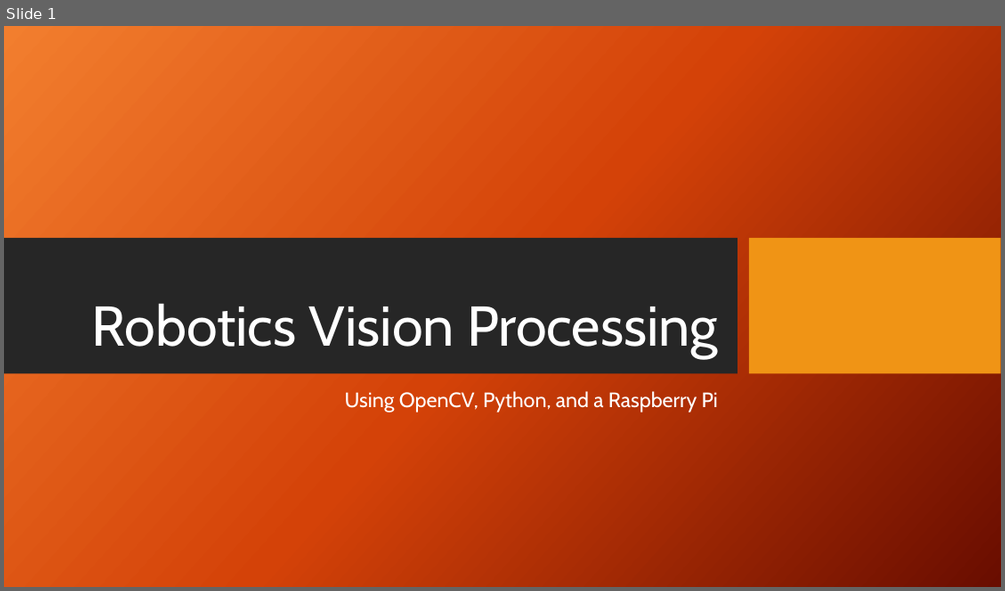
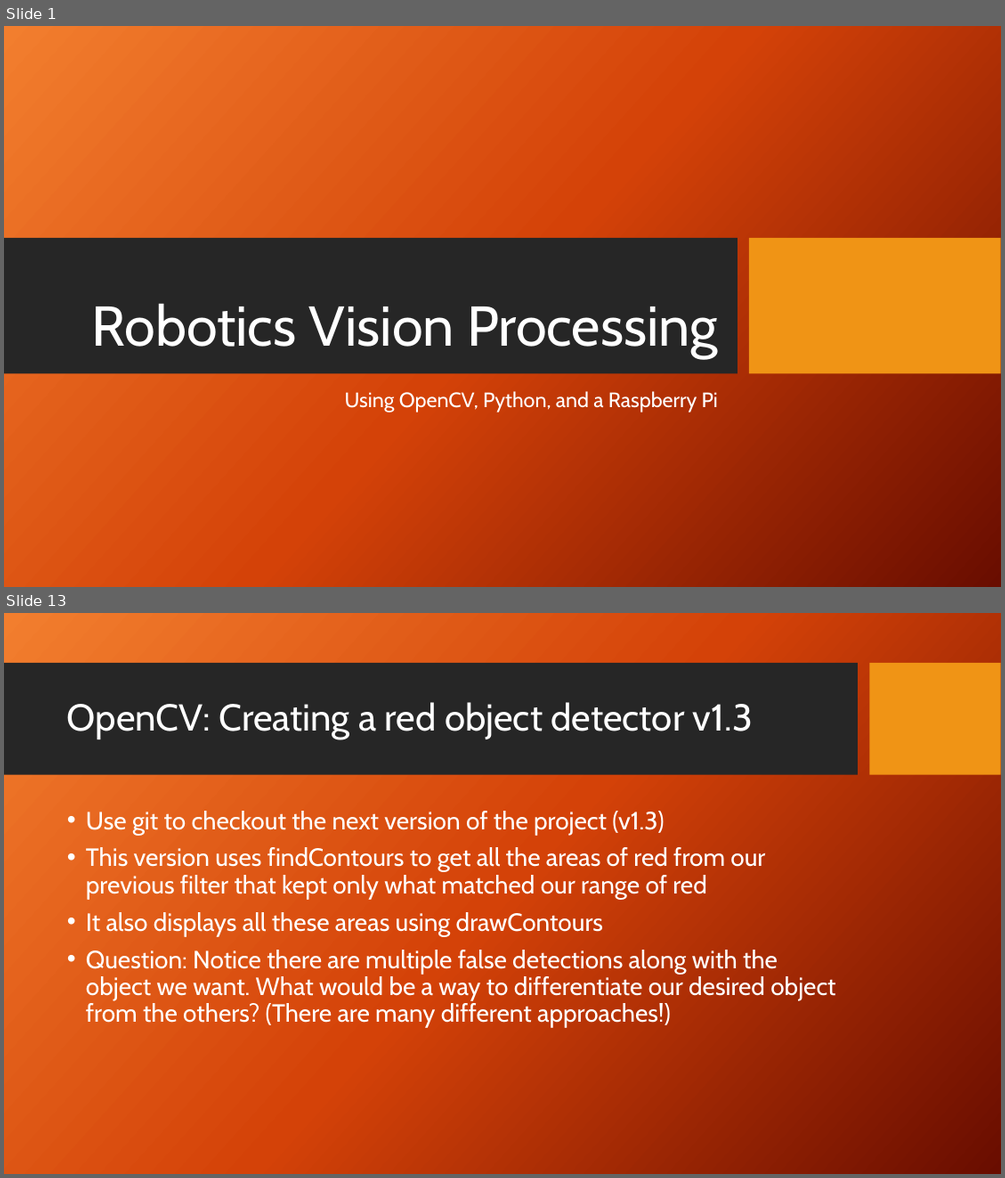
Before and after one commit to jviszlai/opencvPythonTutorial, a slide deck: PowerPoint.pptx. Shown one above the other, each under a label of ours: slide 1 before the commit, slides 1 and 13 after it; the slides between them are not shown. The pictures are 1005x591 and 1005x1178 pixels, drawn with LibreOffice and Linux fonts; fonts in the diff are those of the drawing; background and template pictures are left out. Boxes give left, top, right and bottom in pixels: in the first picture for what was removed or moved away, otherwise in the second. Text is boxed around its words. In the diff, an @@ line names an element or a change of style, - is before the commit and + after.

```diff
--- a/PowerPoint.pptx
+++ b/PowerPoint.pptx
@@ slide 13 added at [4, 613, 1001, 1174], background picture (left out) @@
@@ rectangle added at [4, 663, 858, 775], fill #262626 @@
@@ rectangle added at [870, 663, 1001, 775], fill #F09415 @@
@@ title added at [67, 702, 752, 739], 36 pt, text #FFFFFF @@
+OpenCV: Creating a red object detector v1.3
@@ text added at [86, 811, 835, 1027], 24 pt, text #FFFFFF @@
+• Use git to checkout the next version of the project (v1.3)
+• This version uses findContours to get all the areas of red from our previous filter that kept only what matched our range of red
+• It also displays all these areas using drawContours
+• Question: Notice there are multiple false detections along with the object we want. What would be a way to differentiate our desired object from the others? (There are many different approaches!)
```
Also in this commit, not shown: 3 slides changed, 11 other slides added.
